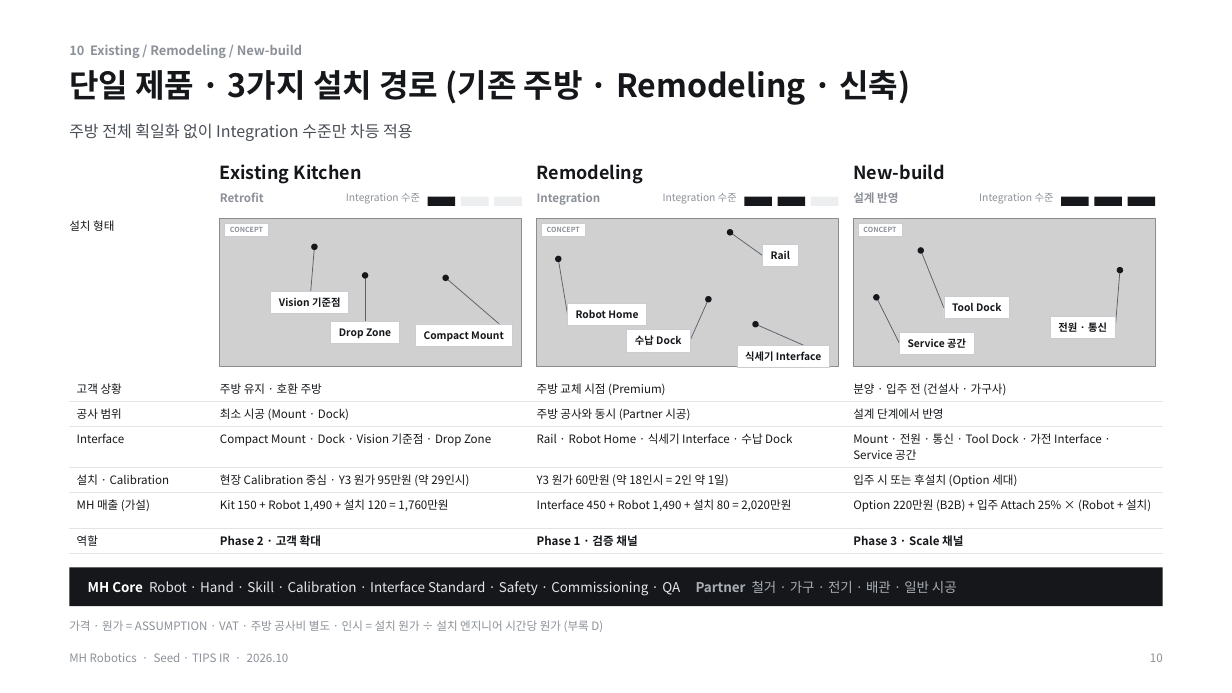
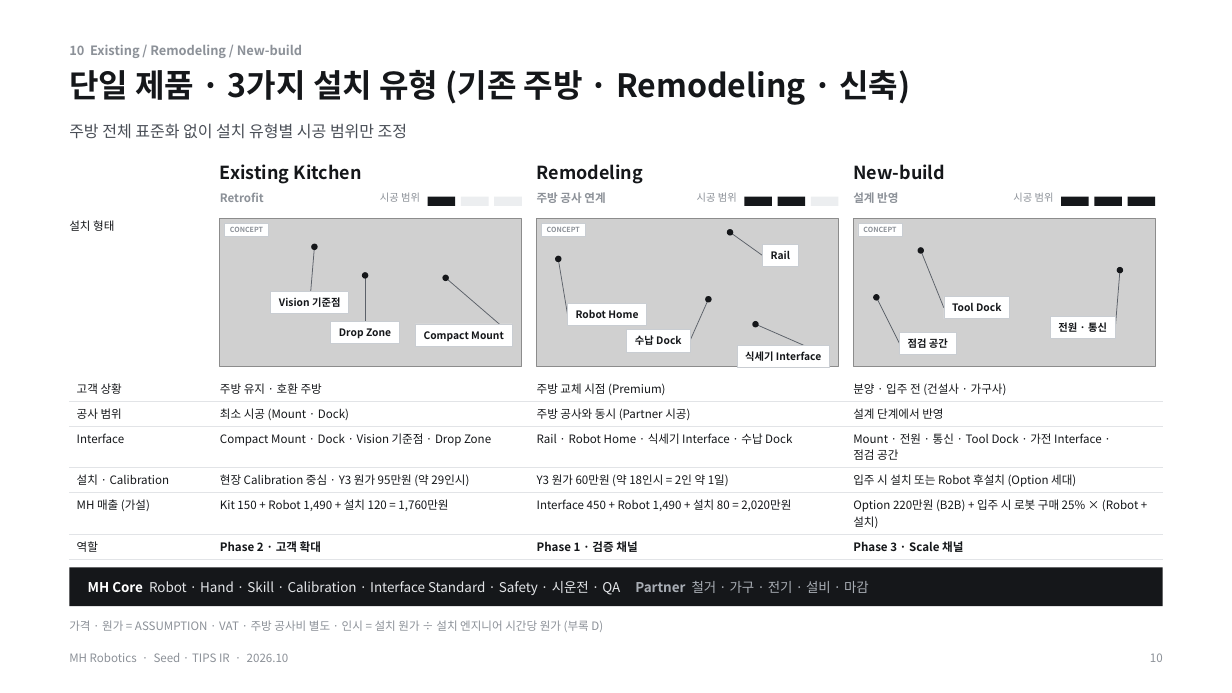
Before and after one commit to kimdonghyun2789-hash/D, a slide deck: slide 10 of MH/MH_Robotics_Seed_TIPS_IR_Final.pptx. Drawn at 1232x693 pixels with LibreOffice and Linux fonts; fonts in the diff are those of the drawing; grey boxes stand for pictures. Boxes give left, top, right and bottom in pixels: in the first picture for what was removed or moved away, otherwise in the second. Text is boxed around its words. In the diff, an @@ line names an element or a change of style, - is before the commit and + after.

```diff
--- a/MH/MH_Robotics_Seed_TIPS_IR_Final.pptx
+++ b/MH/MH_Robotics_Seed_TIPS_IR_Final.pptx
@@ text at [69,70,910,105]: text changed @@
-단일 제품 · 3가지 설치 경로 (기존 주방 · Remodeling · 신축)
+단일 제품 · 3가지 설치 유형 (기존 주방 · Remodeling · 신축)
@@ text at [69,123,407,139]: text changed @@
-주방 전체 획일화 없이 Integration 수준만 차등 적용
+주방 전체 표준화 없이 설치 유형별 시공 범위만 조정
@@ text at [380,192,420,202]: text changed @@
-Integration 수준
+시공 범위
@@ text at [537,192,605,203]: text changed @@
-Integration
+주방 공사 연계
@@ text at [697,192,737,202]: text changed @@
-Integration 수준
+시공 범위
@@ text at [1013,192,1054,202]: text changed @@
-Integration 수준
+시공 범위
@@ rectangle: place and size @@
-rectangle at [899,333,974,355]
+rectangle at [899,333,956,355]
@@ text at [908,338,948,348]: text changed @@
-Service 공간
+점검 공간
@@ table at [69,376,1164,560] @@
-row 3, column 4: Mount · 전원 · 통신 · Tool Dock · 가전 Interface · Service 공간
+row 3, column 4: Mount · 전원 · 통신 · Tool Dock · 가전 Interface · 점검 공간
-row 4, column 4: 입주 시 또는 후설치 (Option 세대)
+row 4, column 4: 입주 시 설치 또는 Robot 후설치 (Option 세대)
-row 5, column 4: Option 220만원 (B2B) + 입주 Attach 25% × (Robot + 설치)
+row 5, column 4: Option 220만원 (B2B) + 입주 시 로봇 구매 25% × (Robot + 설치)
@@ text at [88,581,869,595]: text changed @@
-MH Core Robot · Hand · Skill · Calibration · Interface Standard · Safety · Commissioning · QA Partner 철거 · 가구 · 전기 · 배관 · 일반 시공
+MH Core Robot · Hand · Skill · Calibration · Interface Standard · Safety · 시운전 · QA Partner 철거 · 가구 · 전기 · 설비 · 마감
```
Also in this commit, not shown: 42 other slides changed, 34 other files.
